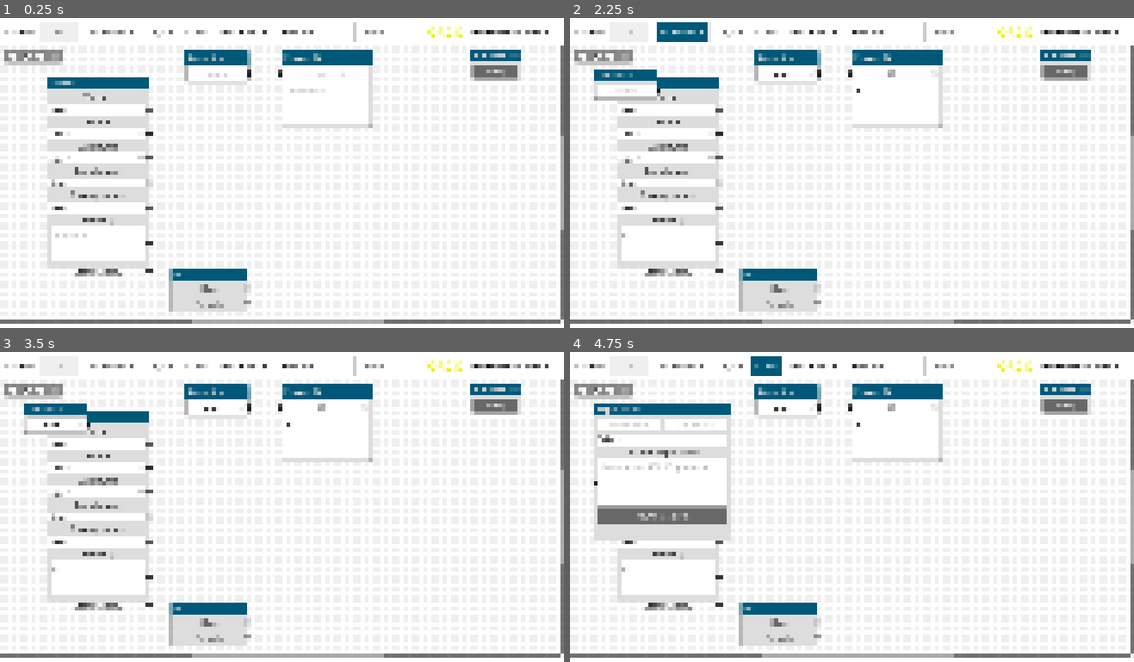
Above: before the commit, frames 1-4 (two rows, left to right).
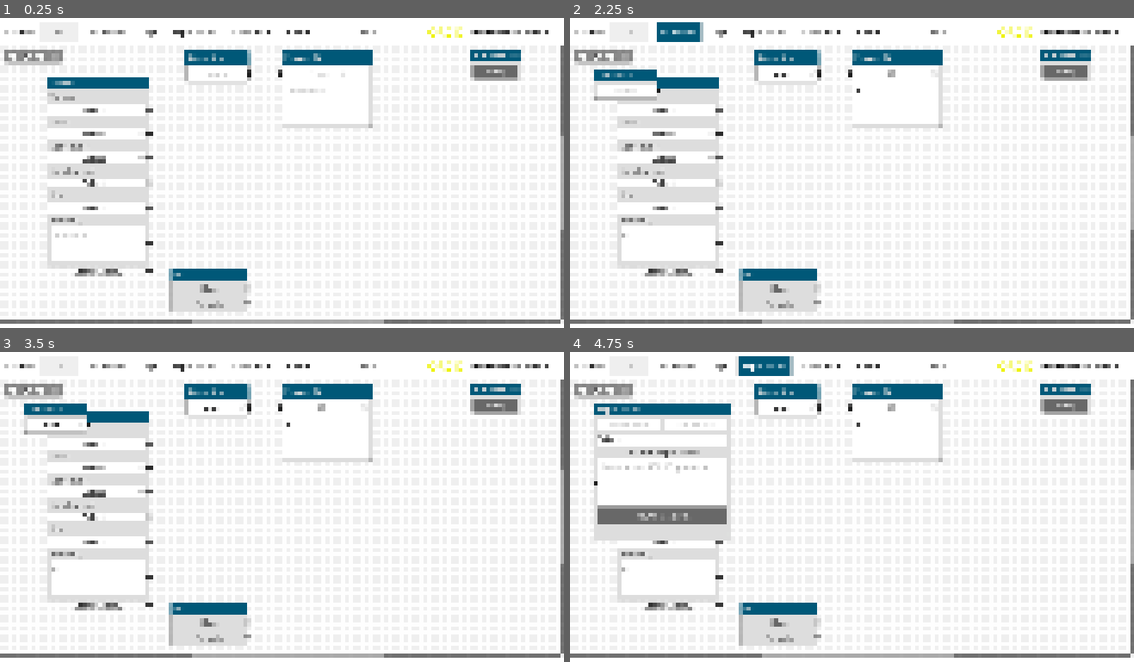
Above: after the commit, the same moments.

Repository: sciple/metadata-app
Game: Godot game, scene res://main.tscn
Two runs of this game, one before a commit and one after it. Both use one fixed random seed, a clock stepped at 60 frames per second and the inputs below.
Inputs (mouse positions are in pixels of both pictures, inside the frame that each line leads up to):
- Up to frame 1 (0.25 s): no input
- Up to frame 2 (2.25 s): click (626, 30) at 0.52 s; type "12" at 0.6 s; click (897, 73) at 0.75 s; type "12" at 0.83 s; click (897, 104) at 0.98 s; type "12" at 1.07 s; click (665, 244) at 1.27 s; type "12" at 1.35 s; click (784, 73) at 1.5 s; type "Alex" at 1.58 s; click "Operator +" (after the commit: "Operator") at 2 s
- Up to frame 3 (3.5 s): click (56, 423) at 2.77 s; type "Alex" at 2.85 s
- Up to frame 4 (4.75 s): click "Cage +" (after the commit: "Cage") at 3.5 s; click "Exp +" (after the commit: "Experiment") at 4.25 s

The runs differ from the first frame. In frame 1, 1.6% of the frame differs, in the area x 8-69%, y 1-67%; in frame 2, 1.6%, in the area x 9-69%, y 1-67%; in frame 3, 1.5%; in frame 4, 0.9%.

Commit message:
interface cleanup

Diff:
--- /dev/null
+++ b/UI/label.tscn
@@ -0,0 +1,8 @@
+[gd_scene format=3 uid="uid://jpdmj2inuyk1"]
+
+[node name="Label" type="Label"]
+offset_right = 40.0
+offset_bottom = 23.0
+theme_override_colors/font_color = Color(0.333333, 0.333333, 0.333333, 1)
+theme_override_colors/font_shadow_color = Color(0.937255, 0.937255, 0.937255, 1)
+text = "some text"
--- a/main.tscn
+++ b/main.tscn
@@ -65,23 +65,23 @@
 
 [node name="operator_button" parent="toolbar" instance=ExtResource("2_iovf6")]
 layout_mode = 2
-text = "Operator +"
+text = "Operator"
 
 [node name="cage_button" parent="toolbar" instance=ExtResource("2_iovf6")]
 layout_mode = 2
-text = "Cage +"
+text = "Cage"
 
 [node name="experiment_button" parent="toolbar" instance=ExtResource("2_iovf6")]
 layout_mode = 2
-text = "Exp +"
+text = "Experiment"
 
 [node name="treatment_button" parent="toolbar" instance=ExtResource("2_iovf6")]
 layout_mode = 2
-text = "Treatment +"
+text = "Treatment"
 
 [node name="health_button" parent="toolbar" instance=ExtResource("2_iovf6")]
 layout_mode = 2
-text = " Health + "
+text = " Health"
 
 [node name="comment_button" parent="toolbar" instance=ExtResource("2_iovf6")]
 layout_mode = 2
--- a/static/mnms.tscn
+++ b/static/mnms.tscn
@@ -1,7 +1,8 @@
-[gd_scene load_steps=5 format=3 uid="uid://dd51kugvn0abf"]
+[gd_scene load_steps=6 format=3 uid="uid://dd51kugvn0abf"]
 
 [ext_resource type="PackedScene" uid="uid://bnr0tg0ideh1y" path="res://node_element/node_element.tscn" id="1_vah2h"]
 [ext_resource type="PackedScene" uid="uid://b0qq2mo0de8cu" path="res://node_element/option_button.tscn" id="2_quu13"]
+[ext_resource type="PackedScene" uid="uid://jpdmj2inuyk1" path="res://UI/label.tscn" id="2_wtea6"]
 [ext_resource type="PackedScene" uid="uid://2ef7xpk2mjkj" path="res://node_element/comments.tscn" id="3_u1an4"]
 
 [sub_resource type="StyleBoxFlat" id="StyleBoxFlat_6oo42"]
@@ -138,15 +139,13 @@
 slot/13/right_icon = null
 slot/13/draw_stylebox = true
 
-[node name="vendor" type="Label" parent="." index="1"]
-layout_mode = 2
-theme_override_colors/font_color = Color(0.266667, 0.266667, 0.266667, 1)
-theme_override_colors/font_shadow_color = Color(0.937255, 0.937255, 0.937255, 1)
+[node name="vendor" parent="." index="1" instance=ExtResource("2_wtea6")]
+layout_mode = 2
 text = "Vendor"
-horizontal_alignment = 1
 
 [node name="vendor_option" parent="." index="2" instance=ExtResource("2_quu13")]
 layout_mode = 2
+alignment = 1
 item_count = 4
 popup/item_1/text = "in-house breeding"
 popup/item_1/id = 1
@@ -155,14 +154,15 @@
 popup/item_3/text = "Harlan"
 popup/item_3/id = 3
 
-[node name="Strain" type="Label" parent="." index="3"]
-layout_mode = 2
-theme_override_colors/font_color = Color(0.133333, 0.133333, 0.133333, 1)
+[node name="strain" parent="." index="3" instance=ExtResource("2_wtea6")]
+layout_mode = 2
+theme_override_colors/font_color = Color(0.333333, 0.333333, 0.333333, 1)
+theme_override_colors/font_shadow_color = Color(0.937255, 0.937255, 0.937255, 1)
 text = "Strain"
-horizontal_alignment = 1
 
 [node name="strain_option" parent="." index="4" instance=ExtResource("2_quu13")]
 layout_mode = 2
+alignment = 1
 item_count = 4
 popup/item_1/text = "C57BL/6J"
 popup/item_1/id = 1
@@ -171,14 +171,15 @@
 popup/item_3/text = "DBA/2"
 popup/item_3/id = 3
 
-[node name="Light cycle" type="Label" parent="." index="5"]
-layout_mode = 2
-theme_override_colors/font_color = Color(0.133333, 0.133333, 0.133333, 1)
+[node name="light_cycle" parent="." index="5" instance=ExtResource("2_wtea6")]
+layout_mode = 2
+theme_override_colors/font_color = Color(0.333333, 0.333333, 0.333333, 1)
+theme_override_colors/font_shadow_color = Color(0.937255, 0.937255, 0.937255, 1)
 text = "Light cycle"
-horizontal_alignment = 1
 
 [node name="light_cycle_option" parent="." index="6" instance=ExtResource("2_quu13")]
 layout_mode = 2
+alignment = 1
 item_count = 4
 popup/item_1/text = "07:00-19:00 Light"
 popup/item_1/id = 1
@@ -187,40 +188,37 @@
 popup/item_3/text = "07:00-19:00 Dark"
 popup/item_3/id = 3
 
-[node name="enrichment" type="Label" parent="." index="7"]
-layout_mode = 2
-theme_override_colors/font_color = Color(0.133333, 0.133333, 0.133333, 1)
+[node name="enrichment" parent="." index="7" instance=ExtResource("2_wtea6")]
+layout_mode = 2
+theme_override_colors/font_color = Color(0.333333, 0.333333, 0.333333, 1)
+theme_override_colors/font_shadow_color = Color(0.937255, 0.937255, 0.937255, 1)
 text = "Enrichment"
-horizontal_alignment = 1
 
 [node name="enrichment_option" parent="." index="8" instance=ExtResource("2_quu13")]
 layout_mode = 2
+alignment = 1
 item_count = 3
 popup/item_1/text = "True"
 popup/item_1/id = 1
 popup/item_2/text = "False"
 popup/item_2/id = 2
 
-[node name="diet" type="Label" parent="." index="9"]
-layout_mode = 2
-theme_override_colors/font_color = Color(0.133333, 0.133333, 0.133333, 1)
-text = "Dietary status"
-horizontal_alignment = 1
+[node name="diet" parent="." index="9" instance=ExtResource("2_wtea6")]
+layout_mode = 2
+text = "Diet"
 
 [node name="diet_option" parent="." index="10" instance=ExtResource("2_quu13")]
 layout_mode = 2
+alignment = 1
 item_count = 3
 popup/item_1/text = "Fed"
 popup/item_1/id = 1
 popup/item_2/text = "Fasted"
 popup/item_2/id = 2
 
-[node name="handling" type="Label" parent="." index="11"]
-layout_mode = 2
-theme_override_colors/font_color = Color(0.133333, 0.133333, 0.133333, 1)
-text = "Handling
-"
-horizontal_alignment = 1
+[node name="handling" parent="." index="11" instance=ExtResource("2_wtea6")]
+layout_mode = 2
+text = "Handling"
 
 [node name="comments" parent="." index="12" instance=ExtResource("3_u1an4")]
 custom_minimum_size = Vector2(90, 50)
